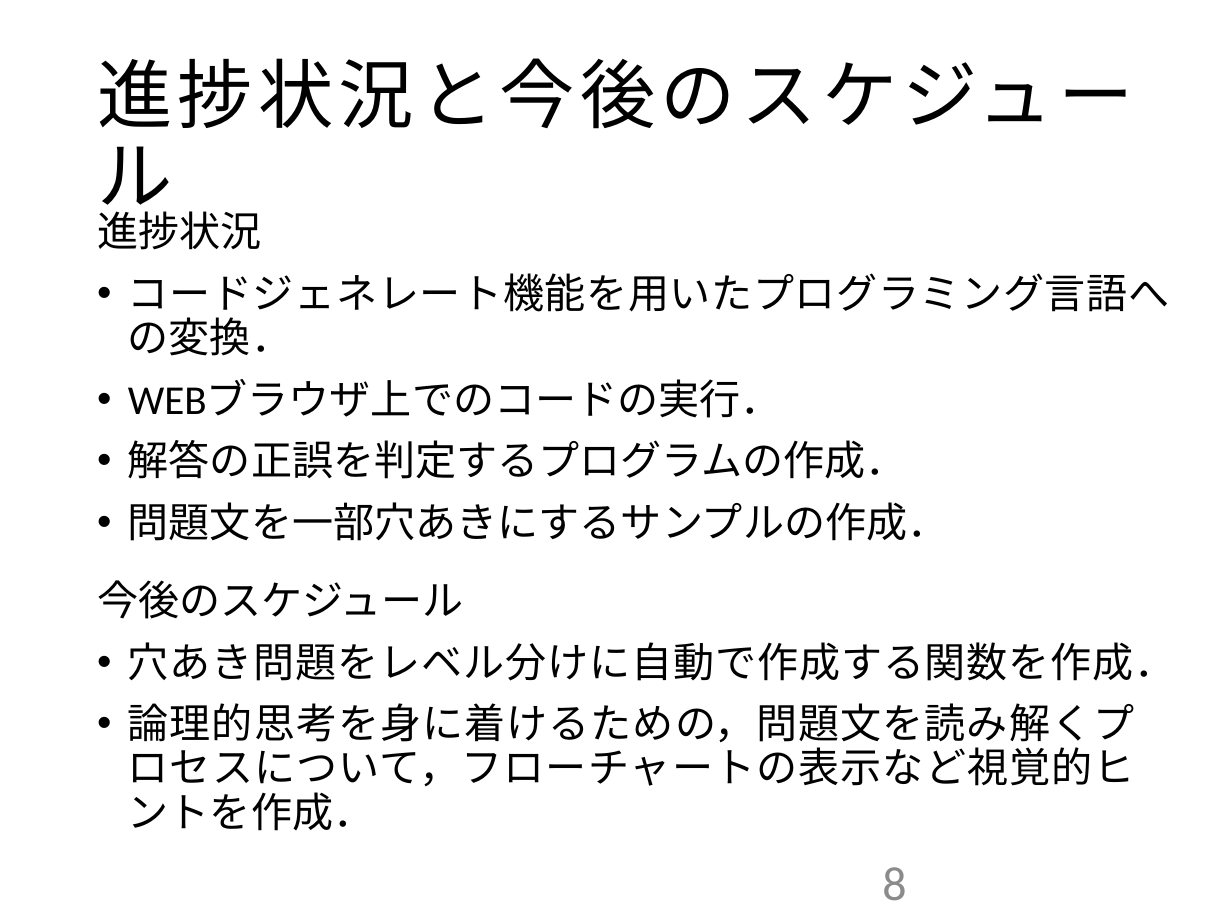
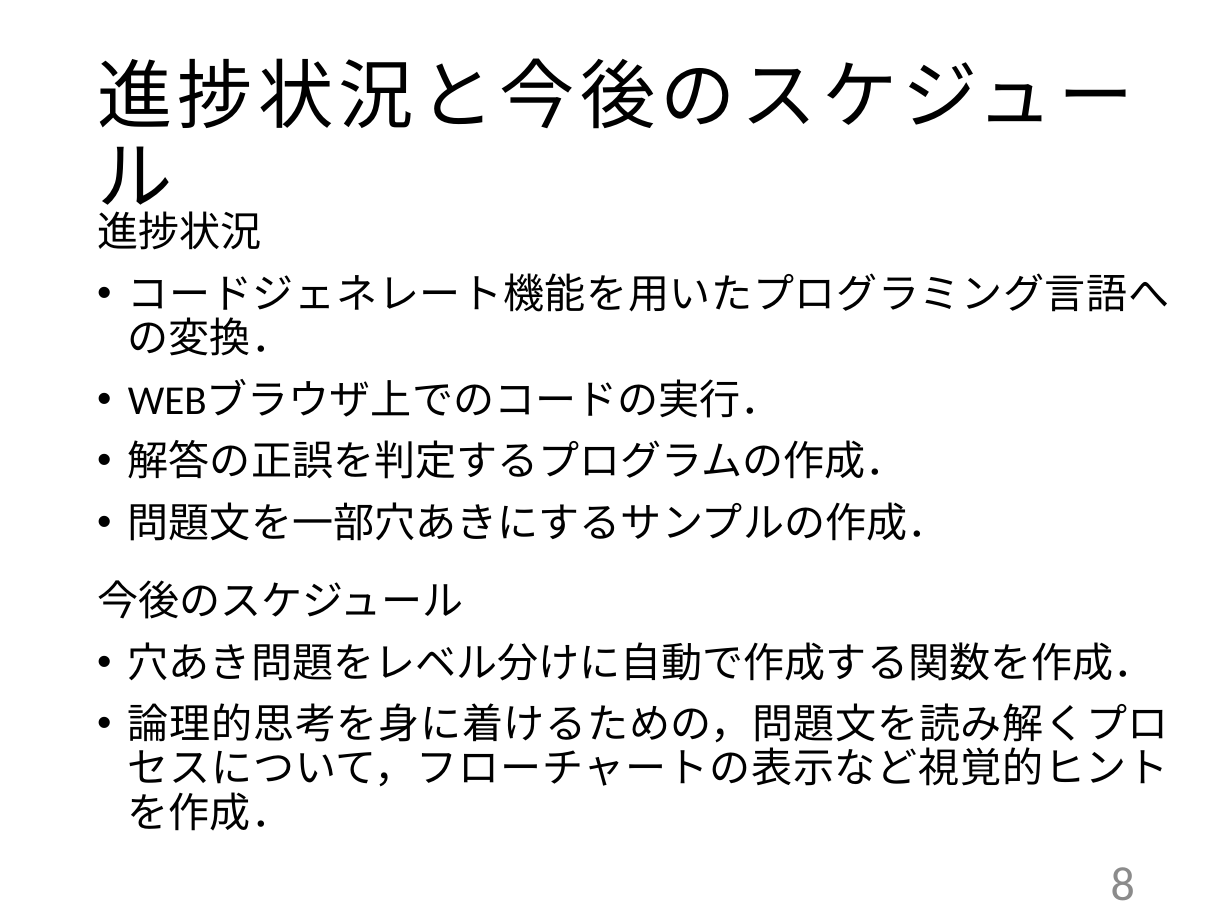
Before and after one commit to kait-takanolab/1821121-shimaoka-thesis, a slide deck: slide 8 of 1821121_shimaoka_tyuukan.pptx. Drawn at 1232x924 pixels with LibreOffice and Linux fonts; fonts in the diff are those of the drawing. Boxes give left, top, right and bottom in pixels: in the first picture for what was removed or moved away, otherwise in the second. Text is boxed around its words. In the diff, an @@ line names an element or a change of style, - is before the commit and + after.

```diff
--- a/1821121_shimaoka_tyuukan.pptx
+++ b/1821121_shimaoka_tyuukan.pptx
@@ text "今後のスケジュール" rewrapped from (97, 580, 1176, 831) to (97, 580, 1169, 831) @@
@@ page number at (1111, 867, 1135, 900): alignment justified to right @@
```
Also in this commit, not shown: 4 other slides changed.
